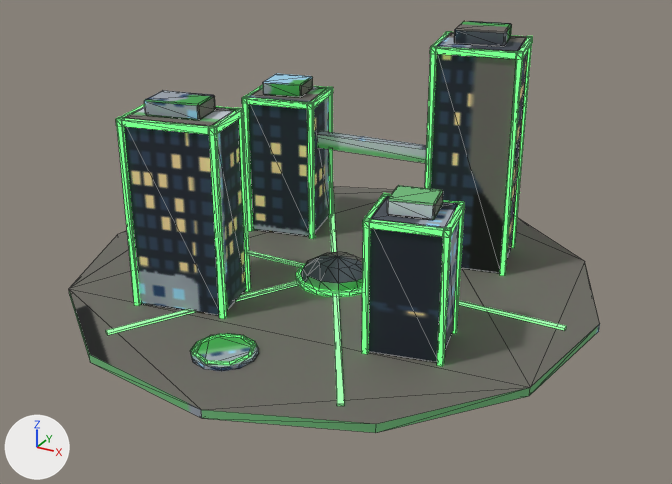
Renders of the glTF model game/assets/models/district_scifi_green.glb from each side of a commit.
Both versions are drawn from a camera (50 mm lens) standing at (1.128, -2.044, 1.133) and looking at (0.038, -0.062, 0.143). Every picture has the same lights, and +X, +Y and +Z are marked at lower left. The first picture is the older version. Mesh edges are drawn as thin lines. Vertices at exactly the same position are counted once.

Script lines for the objects in view, before the commit:
```python
me_m = bpy.data.meshes.new('m')
me_m.from_pydata(...)  # 650 vertices, 1112 faces; spans x -0.716..0.716, y -0.716..0.716, z -0.054..0.672
# faces by material slot: [572, 36, 504]
me_m.materials.append(mat_baked)  # picture img_bake
me_m.materials.append(mat_glow_street_40a64d)  # green #70bc7a, glowing green #83da8e
me_m.materials.append(mat_glow_neon_40a64d)  # green #40a64d, glowing green #66ff7a
ob_district_scifi_green = bpy.data.objects.new('district_scifi_green', me_m)
ob_district_scifi_green.location = (0.0, 0.0, 0.0)
```
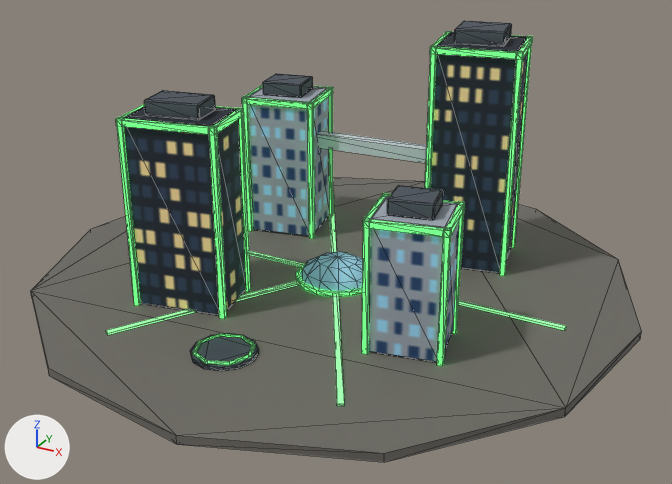
The change, as a list of edits to the scene's bpy script:
```text
Change me_m:
    used by ob_district_scifi_green; location = (0.0, 0.0, 0.0)
    remove me_m.from_pydata(...)  # 650 vertices, 1112 faces; spans x -0.716..0.716, y -0.716..0.716, z -0.054..0.672
    add me_m.from_pydata(...)  # 650 vertices, 1112 faces; spans x -0.816..0.816, y -0.816..0.816, z -0.054..0.672
    me_m part 1: the loose piece of 24 vertices spanning x -0.716..0.716, y -0.716..0.716, z -0.01..0.012 is scaled about its middle by (1.14, 1.14, 1)
    me_m part 2: 1108 kept faces spanning x -0.816..0.816, y -0.816..0.816, z -0.054..0.672 get new texture (UV) coordinates
```

Changed parts and their boxes [x1, y1, x2, y2] in the pictures (672 x 484 px; the box of a moved part takes in the faces that stretch with it):
'district_scifi_green', reshaped (15% wider, 7% taller): before [69, 21, 600, 433]; after [31, 21, 641, 462]
part 1 of me_m, moved or reshaped: before [69, 187, 600, 433]; after [31, 177, 641, 462]
part 2 of me_m, surface changed: before [69, 21, 600, 433]; after [31, 21, 641, 462]
